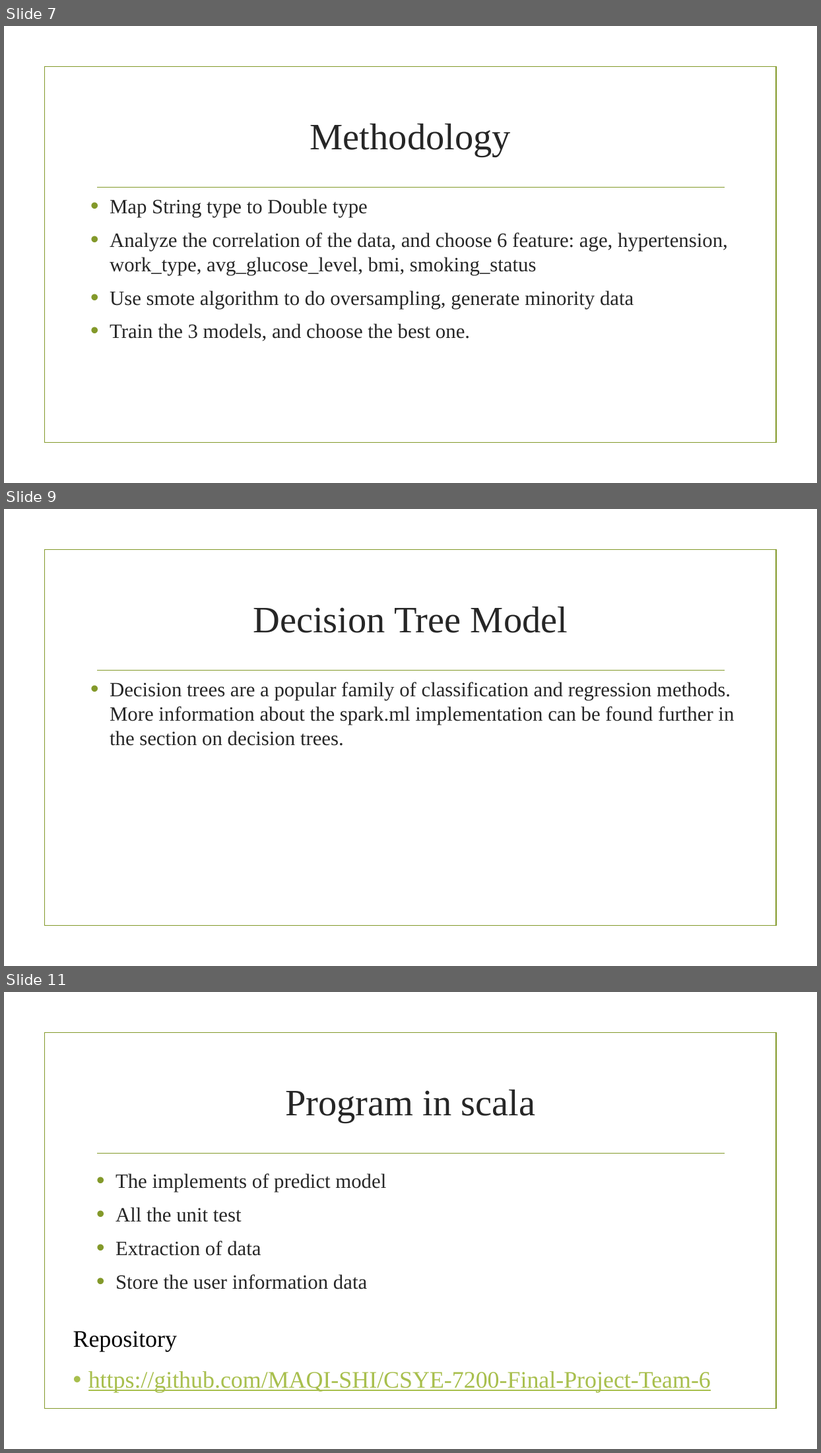
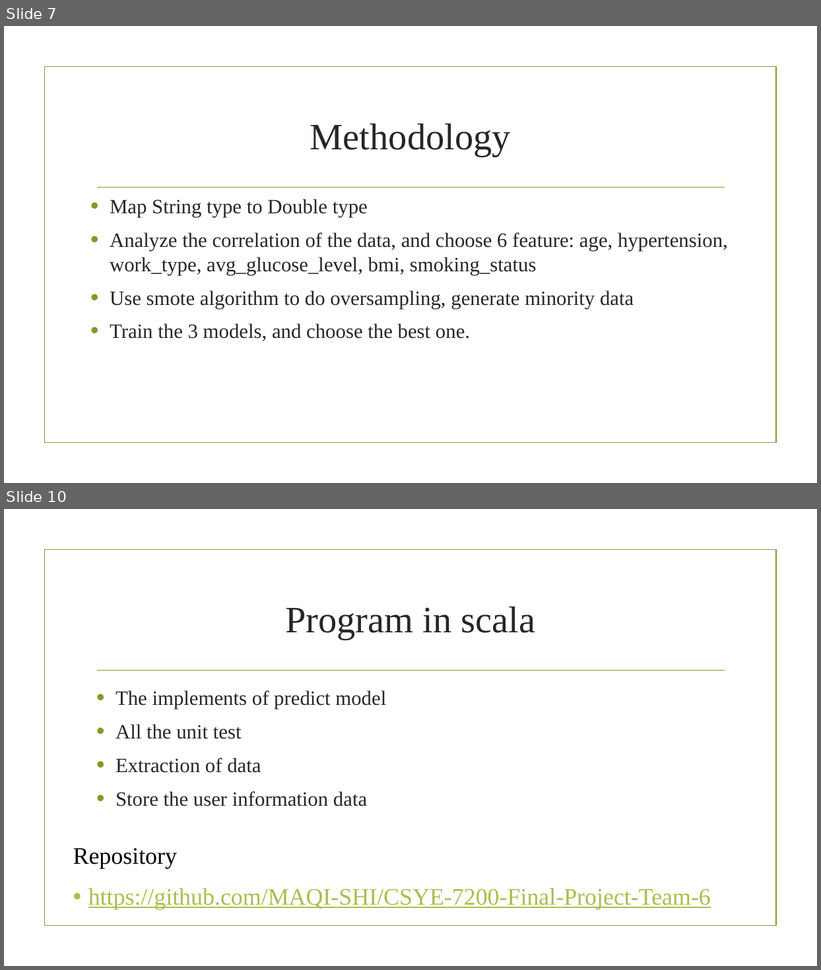
Before and after one commit to MAQI-SHI/CSYE-7200-Final-Project-Team-6, a slide deck: finalPresentation.pptx. Shown one above the other, each under a label of ours: slides 7, 9 and 11 before the commit, slides 7 and 10 after it; the slides between them are not shown. The pictures are 821x1453 and 821x970 pixels, drawn with LibreOffice and Linux fonts; fonts in the diff are those of the drawing; background and template pictures are left out. Boxes give left, top, right and bottom in pixels: in the first picture for what was removed or moved away, otherwise in the second. Text is boxed around its words. In the diff, an @@ line names an element or a change of style, - is before the commit and + after.

```diff
--- a/finalPresentation.pptx
+++ b/finalPresentation.pptx
@@ slide 9 removed at (4, 509, 817, 966), background picture (left out); not listed: 2 template elements that a slide beside it also shows @@
@@ title removed at (253, 607, 568, 633) @@
-Decision Tree Model
@@ text removed at (110, 682, 734, 746) @@
-• Decision trees are a popular family of classification and regression methods. More information about the spark.ml implementation can be found further in the section on decision trees.
@@ what was slide 11 is now slide 10 @@
```
Also in this commit, not shown: 1 slide changed, 1 slide added, 1 other slide removed.
